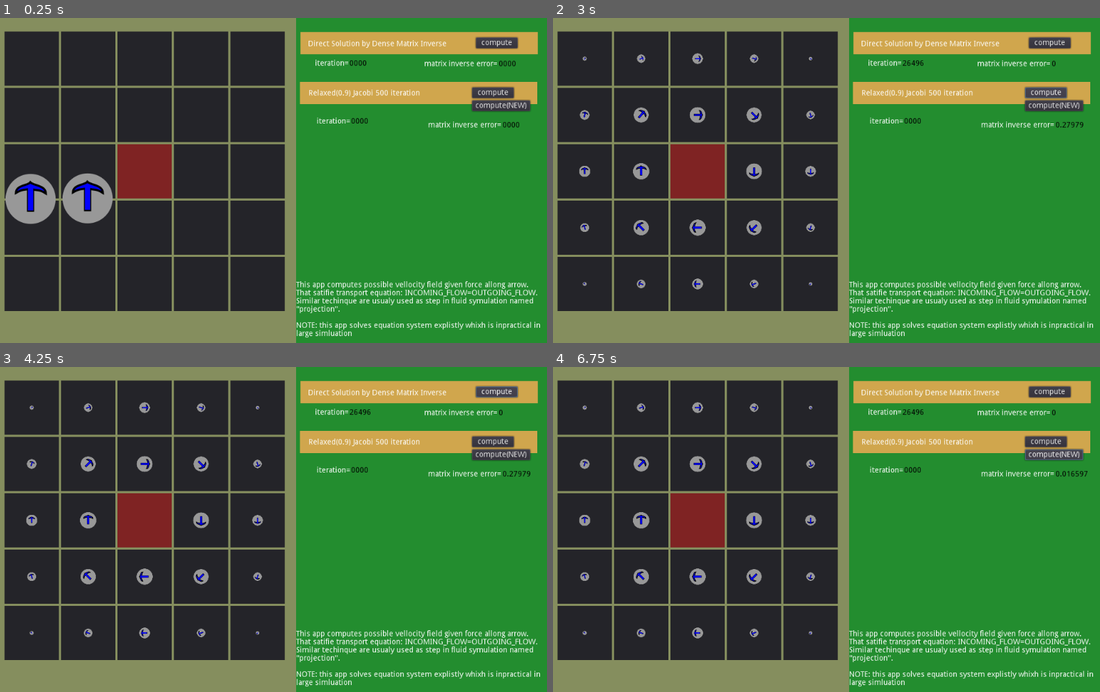
Above: before the commit, frames 1-4 (two rows, left to right).
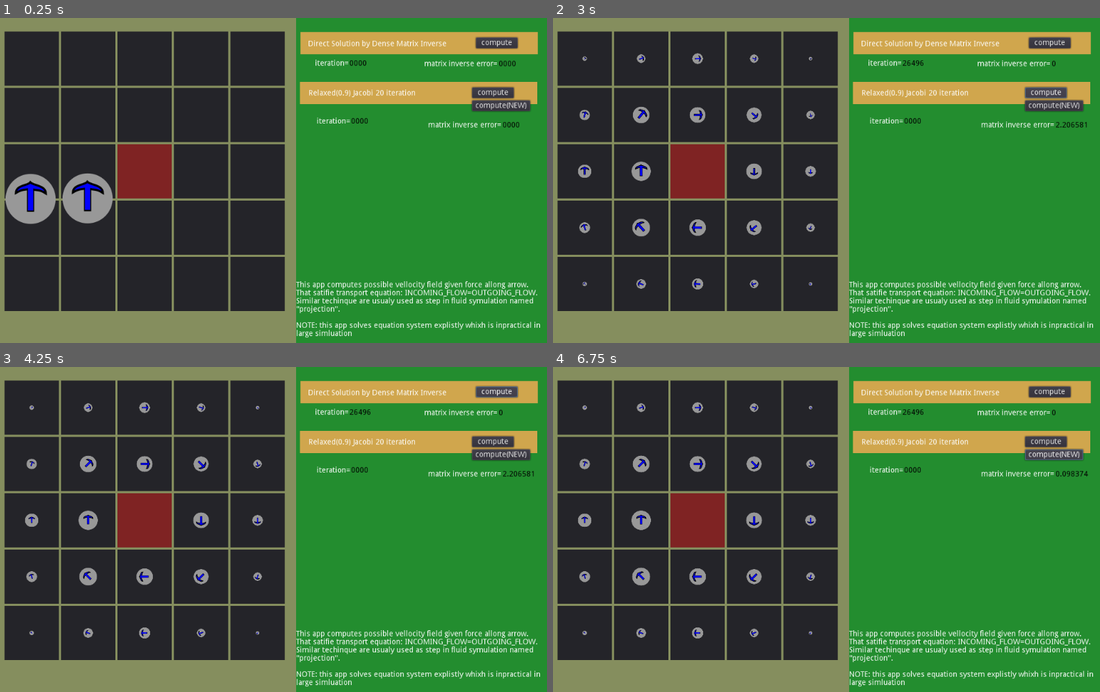
Above: after the commit, the same moments.

Repository: Lap-Luck/Fluid-Velocity-Solver-Demo
Game: Godot game, scene res://res/Main.tscn
The game is run twice, just before and just after one commit, with the same random seed, the same clock (stepped at 60 frames per second) and the same inputs. The engine's default icon, where the game draws it, is replaced by a stand-in: a white triangle on a blue panel in a dark square.
Inputs:
- Up to frame 1 (0.25 s): no input
- Up to frame 2 (3 s): click "compute(NEW)" at 0.5 s; click "compute(NEW)" at 1.25 s; click "compute" at 2 s; click "compute" at 2.75 s
- Up to frame 3 (4.25 s): click "compute" at 3.5 s
- Up to frame 4 (6.75 s): click "compute" at 4.25 s; click "compute" at 5 s; click "compute" at 5.75 s; click "compute(NEW)" at 6.5 s

The runs differ from the first frame. In frame 1, less than 0.1% of the frame differs, in the area x 68-77%, y 22-24%; in frame 2, 0.6%, in the area x 4-98%, y 11-84%; in frame 3, 0.4%; in frame 4, 0.3%.

Commit message:
Add files via upload
This comit chenges equation that are passed to solver depending on solver type. Direct method recive well defined equation, iterative method recives illdefined equation but more regular and can be solve more easly, becouse this methods can compute pseudoinverse.

Diff:
--- a/Engine.gd
+++ b/Engine.gd
@@ -74,6 +74,7 @@
 var flow_y
 
 func raf_solve(eq,way):
+
 	var res
 	match way:
 		"DENSE_INVERSE":
@@ -92,7 +93,7 @@
 			var m:Tools.Matrix=eq.get_matrix()
 			var v:PoolRealArray=eq.get_vector()
 			var x:PoolRealArray=Tools.zeros(v.size())
-			for try in range(200):
+			for try in range(20):
 				var err=Tools.vector_sub(m.mul(x),v)
 				for i in range(err.size()):
 					x[i]-=(1.0-relaxation)*err[i]/m.get_value(i,i)
@@ -105,7 +106,7 @@
 			var m:Tools.Matrix=eq.get_matrix()
 			var v:PoolRealArray=eq.get_vector()
 			var x:PoolRealArray=Tools.zeros(v.size())
-			for try2 in range(10):#200->0.2
+			for try2 in range(1):#200->0.2
 				var ITER=20
 				for try in range(ITER):
 					var p=cos(PI/2.0*((2.0*try+1.0)/float(ITER)))
@@ -122,6 +123,8 @@
 			res=x
 			$"../HBoxContainer/ButtonPanel/Label_Error2/value".text=String(
 		Tools.vector_norm(Tools.vector_sub(m.mul(res),v),"L1"))
+		"MULTI_G":
+			pass#TODO MG
 		_:
 			assert(false)
 	return res
@@ -130,7 +133,7 @@
 func solve(way):
 	assert(ceils_cont==24)
 	assert(map[0][0]==true)
-	var m=Tools.Matrix.new(24)
+	#var m=Tools.Matrix.new(24)
 	var m_system=Tools.EquationSystem.new()
 
 	#Very ceil has spash(preshure) it is amount of staf sent to its nerboiurs
@@ -143,25 +146,26 @@
 	#
 	var equations_value=Tools.pool_of_zeros(24)
 
-
-	var equation_id=0
-	m.set_value(global_ceils_id[[0,0]],equation_id,1.0)
-	m_system.add(Tools.Equation.new().add(global_ceils_id[[0,0]],1.0))
-	equations_value[equation_id]=0.0
+	var break_check=true if way!="DENSE_INVERSE" else false
+	var equation_id=0 if not break_check else -1
+	#m.set_value(global_ceils_id[[0,0]],equation_id,1.0)
+
+	if not break_check:m_system.add(Tools.Equation.new().add(global_ceils_id[[0,0]],1.0))
+	if not break_check:equations_value[equation_id]=0.0
 	for x in range(5):
 		for y in range(5):
 			var eq=Tools.Equation.new()
-			if x==0 and y==0: continue
+			if not break_check:if x==0 and y==0: continue
 			if not map[y][x]: continue
 			equation_id+=1
-			m.set_value(global_ceils_id[[x,y]],equation_id,-1.0)
+			#m.set_value(global_ceils_id[[x,y]],equation_id,-1.0)
 			eq.add(global_ceils_id[[x,y]],-1.0)
 			for near in near_ceils[[x,y]]:
 				var near_near_count=near_ceils[near].size()
 				if near_near_count==0:
 					print("Error no conncted to:",near)
 					assert(false)
-				m.set_value(global_ceils_id[near],equation_id,1.0/float(near_near_count))
+				#m.set_value(global_ceils_id[near],equation_id,1.0/float(near_near_count))
 				eq.add(global_ceils_id[near],1.0/float(near_near_count))
 			m_system.add(eq)
 			equations_value[equation_id]=0.0
@@ -181,6 +185,9 @@
 		#print(e)
 		e.value=equations_value[i]
 
+	var ceils_sets=[]#TODO MG
+	print(m_system)
+
 	var solution
 	match way:
 		"DENSE_INVERSE":
@@ -195,24 +202,24 @@
 		_:
 			assert(false)
 	if false:
-		var m2=m_system.get_matrix()
+		#var m2=m_system.get_matrix()
 
 		print("Created equation")
-		print(m2)
+		#print(m2)
 		print("*UNKOWN=",equations_value)
 		print("trying to solve....")
-		var back_d=m.data.duplicate()
-		m2.inverse()
+		#var back_d=m.data.duplicate()
+		#m2.inverse()
 
 		#print(m)
-		var solution_old=m2.mul(equations_value)
-		print(solution_old)
-		m2.data=back_d
+		#var solution_old=m2.mul(equations_value)
+		#print(solution_old)
+		#m2.data=back_d
 		print("equation check")
-		print(m.mul(solution_old))
-		$"../HBoxContainer/ButtonPanel/Label_Error/value".text=String(
-			Tools.vector_norm(Tools.vector_sub(m.mul(solution_old),equations_value),"L1"))
-		print("????????")
+		#print(m.mul(solution_old))
+		#$"../HBoxContainer/ButtonPanel/Label_Error/value".text=String(
+		#	Tools.vector_norm(Tools.vector_sub(m.mul(solution_old),equations_value),"L1"))
+		#print("????????")
 
 	flow_y=Tools.create_num_array(6,5)
 	flow_x=Tools.create_num_array(5,6)
--- a/lib/tools.gd
+++ b/lib/tools.gd
@@ -171,10 +171,20 @@
 	func get_matrix():
 		var dim=data.size()
 		var res=Matrix.new(dim)
+		var number_of_unknowns:int
 		for row_id in dim:
 			var e:Equation=data[row_id]
 			for i in range(e.variables.size()):
+				if e.variables[i]>=dim:
+					print("Error equation system illdefined")
+					assert(false)
+				number_of_unknowns=max(number_of_unknowns,e.variables[i])
 				res.inc_value(e.variables[i],row_id,e.weights[i])
+		print(number_of_unknowns)
+		if not number_of_unknowns+1==dim:
+			print("Can not convert Equation System with ",number_of_unknowns+1,
+				" to matrix with dim ",dim)
+			assert(false)
 		return res
 
 	func get_vector():
--- a/res/Main.tscn
+++ b/res/Main.tscn
@@ -390,7 +390,7 @@
 margin_top = 132.0
 margin_right = 304.0
 margin_bottom = 146.0
-text = "Relaxed(0.9) Jacobi 500 iteration"
+text = "Relaxed(0.9) Jacobi 20 iteration"
 __meta__ = {
 "_edit_use_anchors_": false
 }
Not shown, changed: README.md
